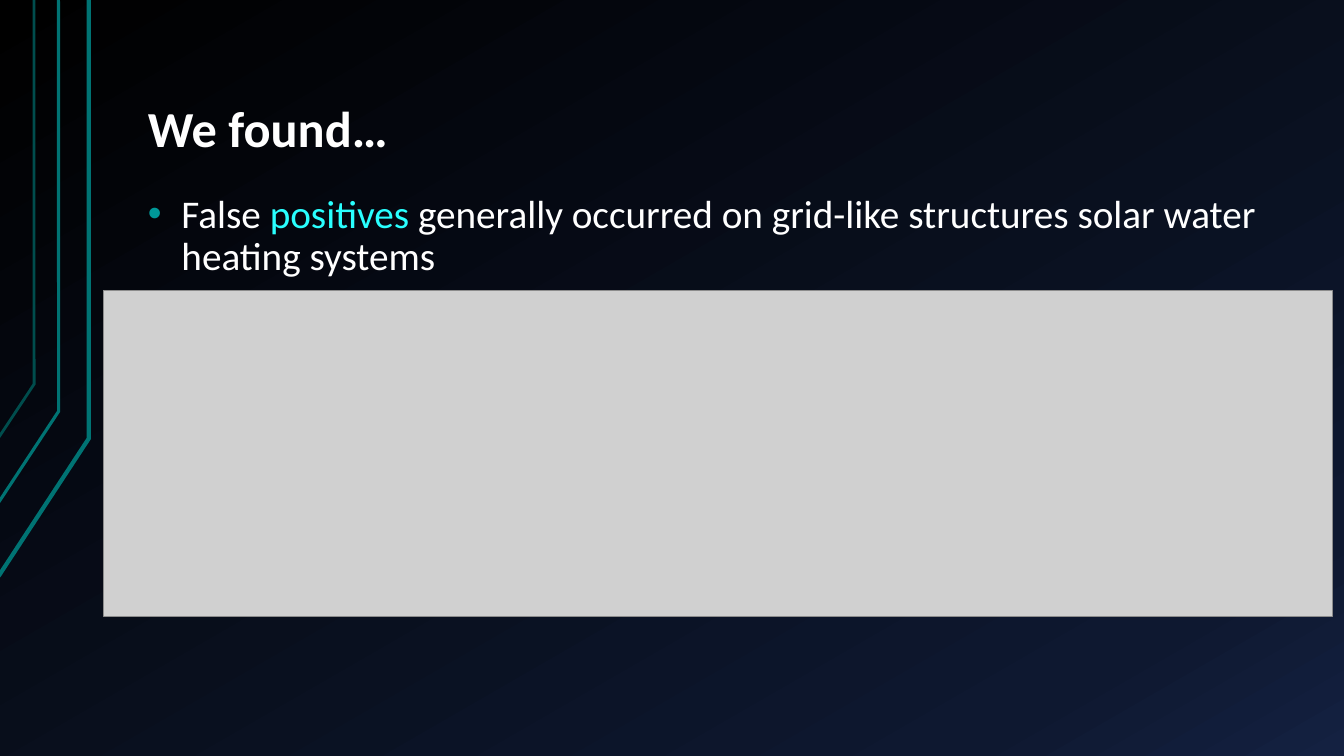
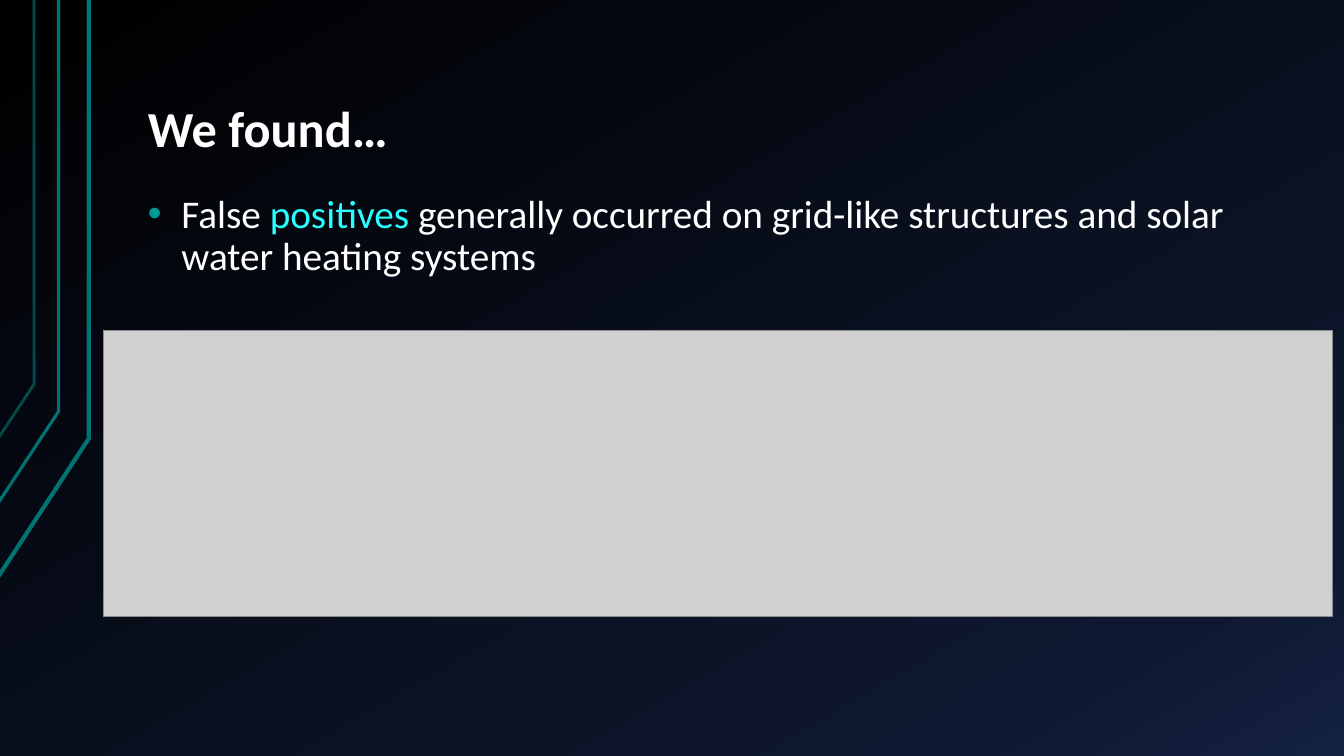
Before and after one commit to sofiary/teamunicornn, a slide deck: slide 24 of Western Power Hack-a-Gig Presentation.pptx. Drawn at 1344x756 pixels with LibreOffice and Linux fonts; fonts in the diff are those of the drawing; grey boxes stand for pictures. Boxes give left, top, right and bottom in pixels: in the first picture for what was removed or moved away, otherwise in the second. Text is boxed around its words. In the diff, an @@ line names an element or a change of style, - is before the commit and + after.

```diff
--- a/Western Power Hack-a-Gig Presentation.pptx
+++ b/Western Power Hack-a-Gig Presentation.pptx
@@ text at bbox=[181, 200, 1223, 277]: text changed @@
-• False positives generally occurred on grid-like structures solar water heating systems
+• False positives generally occurred on grid-like structures and solar water heating systems
@@ picture: place and size @@
-picture at bbox=[104, 290, 1332, 616]
+picture at bbox=[104, 331, 1332, 616]
```
Also in this commit, not shown: 2 other slides changed.
